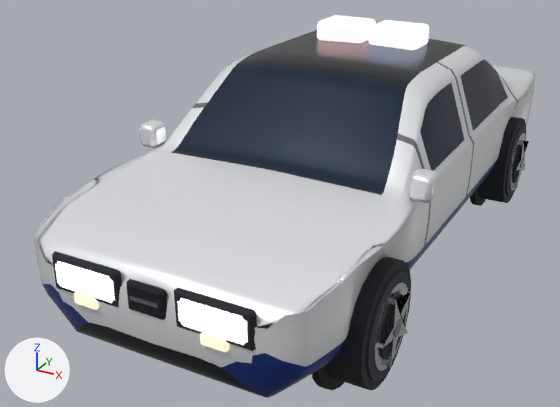
An edit to the glTF model examples/pine-ridge-rally/models/car_police.glb, drawn before and after from the same camera.
Camera for both pictures: a camera (50 mm lens) standing at (2.23, -5.08, 2.76) and looking at (-0.36, -0.38, 0.41). Lighting does not change. The marker at lower left points along +X, +Y and +Z. The older version comes first. Vertices at exactly the same position are counted once.

Objects in the first picture: 'body', 'wheel_fr', 'wheel_rr'.
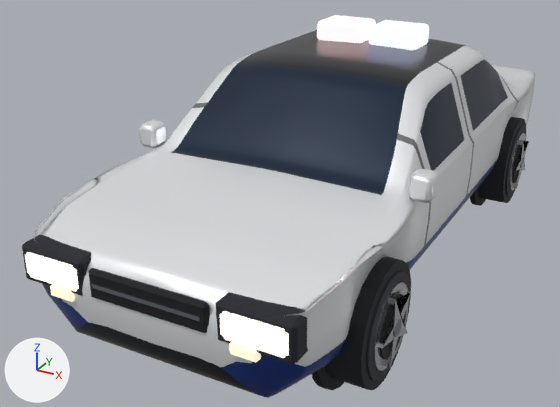
Location of each change, (x1, y1, x2, y2) in pixels of the pictures (560 x 407 px; the box of a moved part takes in the faces that stretch with it):
'body', reshaped
    before: (34, 15, 535, 398)
    after: (22, 15, 535, 398)
part 1 of me_body, moved or reshaped
    before: (129, 295, 158, 308)
    after: (91, 283, 200, 322)
part 2 of me_body, moved or reshaped
    before: (52, 251, 257, 353)
    after: (22, 235, 308, 365)

The change, as a list of edits to the scene's bpy script:
```text
Change me_body:
    where me_body.from_pydata(...)  # 4498 vertices, 8912 faces; spans x -1.03..1.03, y -2.46..2.47, z -0.44..1.29
    used by ob_body; location = (0.0, 0.0, 0.375)
    me_body part 1: the loose piece of 8 vertices spanning x -0.09..0.09, y -2.46..-2.41, z 0.36..0.38 is scaled about its middle by (3.86, 1, 1)
    me_body part 2: 216 of 4498 vertices moved; they spanned x -0.63..0.63, y -2.46..-2.39, z 0.21..0.48 and now span x -0.85..0.85, y -2.46..-2.28, z 0.21..0.48; mean shift (0.0, 0.05, 0.0); largest move (-0.22, -2.4, 0.43) -> (-0.47, -2.29, 0.43)
```
